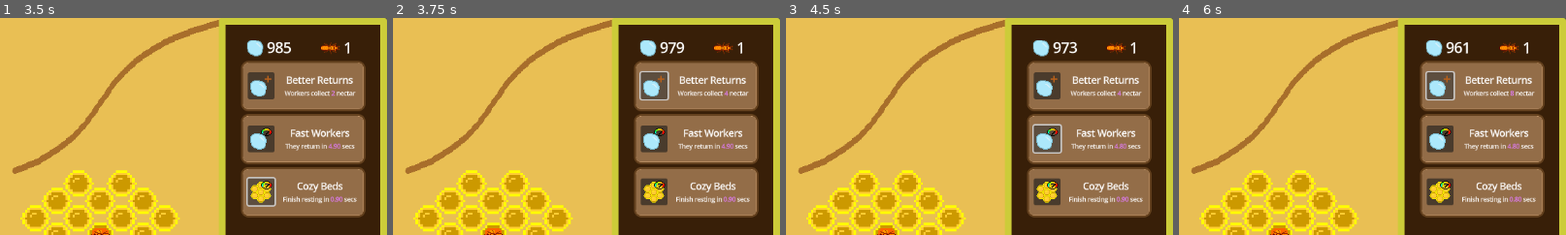
Above: before the commit, frames 1-4 (left to right).
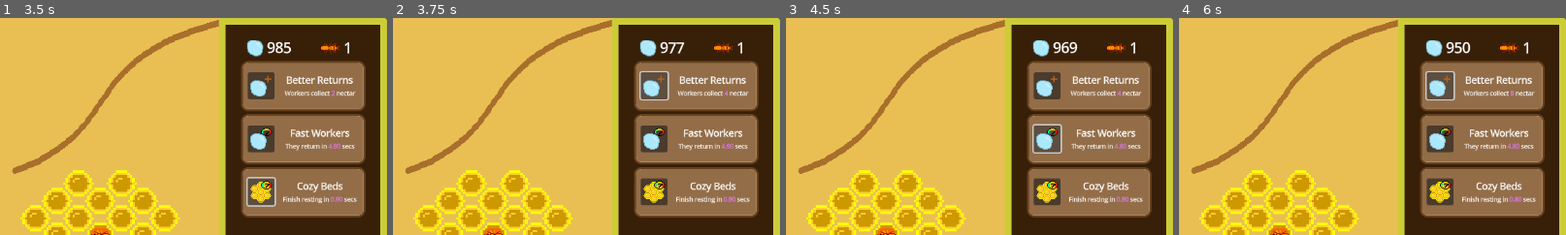
Above: after the commit, the same moments.

Repository: SBSoftwareDev/brainless
Game: Godot game, scene res://src/scenes/menu.tscn
Same seed, same stepped clock (60 frames per second), same inputs: the game is played once before the commit and once after it.
Inputs (mouse positions are % of the whole screen's width and height, from its top left):
- Up to frame 1 (3.5 s): click "Play" at 0.5 s; click (84, 16) at 1.25 s; click (84, 28) at 2 s; click (84, 40) at 2.75 s
- Up to frame 2 (3.75 s): click (84, 16) at 3.5 s
- Up to frame 3 (4.5 s): click (84, 28) at 4.25 s
- Up to frame 4 (6 s): click (84, 40) at 5 s; click (84, 16) at 5.75 s
The pictures show only the part of the screen within x 50-100%, y 0-50%; the shares and areas given below are measured in that part.

Frame 1 is identical in both runs. In frame 2, less than 0.1% of the frame differs, in the area x 73-76%, y 10-17%; in frame 3, 0.1%; in frame 4, 0.2%, in the area x 71-76%, y 10-17%.

Commit message:
added ending scene

Diff:
--- /dev/null
+++ b/src/scenes/end.tscn
@@ -0,0 +1,25 @@
+[gd_scene load_steps=3 format=3 uid="uid://he151ofl08cp"]
+
+[ext_resource type="Script" uid="uid://b7gc6671y4s4c" path="res://src/scripts/menu.gd" id="1_o1u8y"]
+[ext_resource type="Texture2D" uid="uid://cm1p84hrf5nt4" path="res://assets/img/spritesheet/end_image.png" id="2_8k8ib"]
+
+[node name="End" type="Node2D"]
+script = ExtResource("1_o1u8y")
+
+[node name="Control" type="Control" parent="."]
+layout_mode = 3
+anchors_preset = 0
+offset_right = 1152.0
+offset_bottom = 648.0
+size_flags_horizontal = 4
+size_flags_vertical = 8
+
+[node name="TextureRect" type="TextureRect" parent="Control"]
+layout_mode = 1
+anchors_preset = 15
+anchor_right = 1.0
+anchor_bottom = 1.0
+grow_horizontal = 2
+grow_vertical = 2
+texture = ExtResource("2_8k8ib")
+expand_mode = 2
--- a/src/scripts/cell_group.gd
+++ b/src/scripts/cell_group.gd
@@ -22,6 +22,10 @@
 		queen_area.find_child("Queen*").activate_queen()
 
 
+func get_cell_purchases() -> int:
+	return cell_purchases
+
+
 func add_middle_bee() -> void:
 	var middle_cell :Node2D = find_child("Empty Cell Middle")
 	first_bee.position = middle_cell.position
--- a/src/scripts/economy.gd
+++ b/src/scripts/economy.gd
@@ -4,7 +4,7 @@
 var bees :int = 0
 
 var cell_price = 4
-var price_multiplier :float = 0.01
+var price_multiplier :float = 3
 var cells_purchased :int = 0
 
 var cell_cooldown_price :int = 5
@@ -31,7 +31,7 @@
 	return bees
 
 func getCellPrice() -> int:
-	return ceil(pow(cell_price * (1 + price_multiplier), cells_purchased))
+	return ceil(cell_price + (cells_purchased * price_multiplier))
 
 func getCellCooldownPrice() -> int:
 	return ceil(cell_cooldown_price + (cell_cooldown_rate_purchases * price_multiplier))
--- a/src/scripts/empty_cell.gd
+++ b/src/scripts/empty_cell.gd
@@ -3,7 +3,7 @@
 @onready var empty_cell: Sprite2D = $"."
 @onready var price_panel :Control = $"../../../../UILayer/UIRoot/PricePanel"
 @onready var economy: Node = $"../../../../Systems/Economy"
-
+@onready var level: Node2D = $"../.."
 
 var mouseInside :bool = false
 var newCell
@@ -41,5 +41,8 @@
 		get_parent().add_child(newCell)
 		price_panel.visible = false
 		queue_free()
+
+		if level.checkAllBees():
+			get_tree().change_scene_to_file("res://src/scenes/end.tscn")
 	else:
 		return
--- a/src/scripts/level.gd
+++ b/src/scripts/level.gd
@@ -15,3 +15,14 @@
 	groups[1].global_position = Vector2(bee_hole.global_position.x, bee_hole.global_position.y + OFFSET)
 	groups[2].global_position = Vector2(bee_hole.global_position.x - OFFSET, bee_hole.global_position.y)
 	groups[3].global_position = Vector2(bee_hole.global_position.x, bee_hole.global_position.y - OFFSET)
+
+
+func checkAllBees() -> bool:
+	var groups = find_children("CellGroup*","",false)
+	var isFinished :bool = true
+	for n in groups:
+		if !isFinished: return isFinished
+		if !n.get_cell_purchases() >= 21:
+			isFinished = false
+
+	return isFinished
Binary file added: assets/img/spritesheet/end_image.png
Not shown, added: assets/img/spritesheet/end_image.png.import
